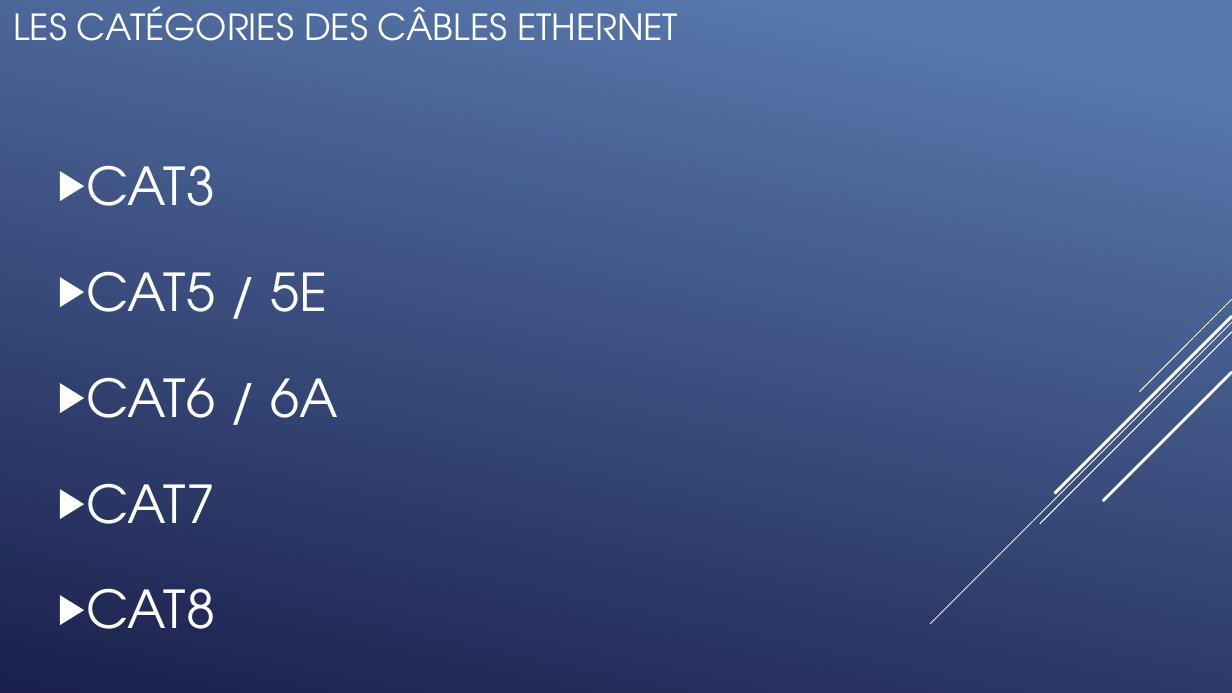
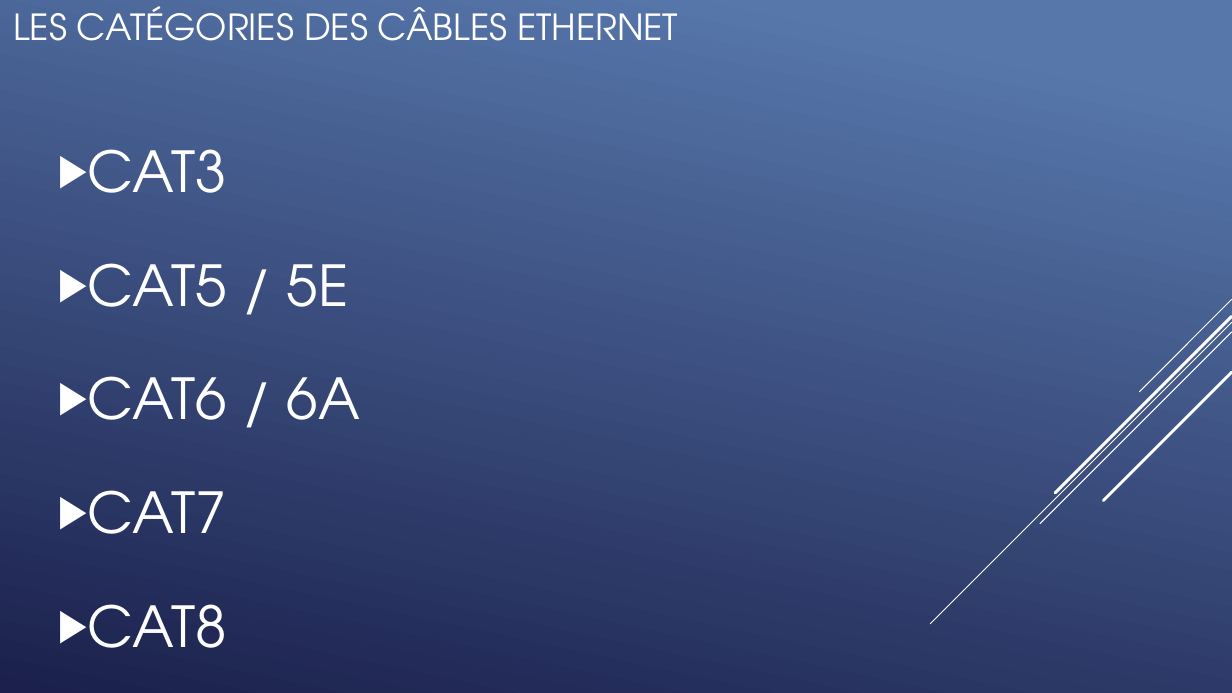
Before and after one commit to QuentinKrg/M214-Ethernet, a slide deck: slide 11 of Module 214 - Fabrication_Ethernet.pptx. Drawn at 1232x693 pixels with LibreOffice and Linux fonts; fonts in the diff are those of the drawing. Boxes give left, top, right and bottom in pixels: in the first picture for what was removed or moved away, otherwise in the second. Text is boxed around its words. In the diff, an @@ line names an element or a change of style, - is before the commit and + after.

```diff
--- a/Module 214 - Fabrication_Ethernet.pptx
+++ b/Module 214 - Fabrication_Ethernet.pptx
@@ text "CAT3" at box(87, 149, 360, 648): size 40.7 to 44 pt @@
```
Also in this commit, not shown: 2 other slides changed, 2 other files.
